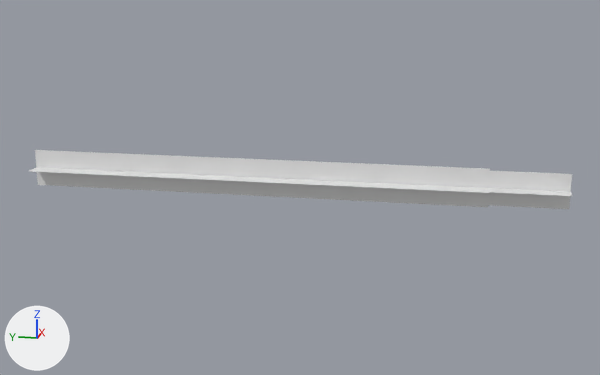
One commit to the OBJ model Assets/Alpha Assets/Materials/Flowers/SM_Lavender.obj: the scene before it, then after it.
Both versions are drawn from a 50 mm camera at (-37.9, -21.2, 9.1) aimed at (0.0, -13.7, -0.4). The lights are fixed; the arrows at lower left show +X, +Y and +Z. Where no turn or scale is listed for an object, it has been applied to the vertices.

Names of what the first picture shows: 'SM_Lavender'.
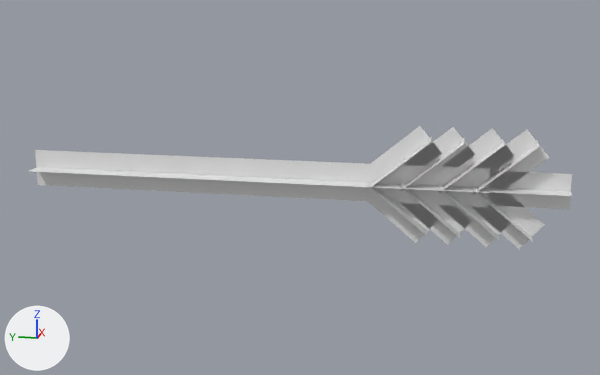
Changed parts and their boxes [x1, y1, x2, y2] in the pictures (600 x 375 px):
'SM_Lavender', reshaped (107% taller): before [29, 150, 572, 209]; after [29, 126, 572, 249]
part 1 of me_sm_lavender, added: after [470, 182, 545, 249]
part 2 of me_sm_lavender, added: after [473, 186, 533, 242]
part 3 of me_sm_lavender, added: after [441, 203, 511, 247]
part 4 of me_sm_lavender, added: after [439, 184, 499, 240]
part 5 of me_sm_lavender, added: after [402, 203, 472, 245]
part 6 of me_sm_lavender, added: after [401, 183, 460, 238]
part 7 of me_sm_lavender, added: after [368, 201, 439, 243]
part 8 of me_sm_lavender, added: after [368, 181, 427, 236]
part 9 of me_sm_lavender, added: after [477, 129, 550, 200]
part 10 of me_sm_lavender, added: after [473, 140, 540, 194]
part 11 of me_sm_lavender, added: after [443, 128, 513, 172]
part 12 of me_sm_lavender, added: after [439, 139, 505, 193]
part 13 of me_sm_lavender, added: after [406, 127, 475, 167]
part 14 of me_sm_lavender, added: after [400, 138, 464, 192]
part 15 of me_sm_lavender, added: after [371, 126, 442, 166]
part 16 of me_sm_lavender, added: after [368, 137, 432, 190]

The change, as a diff of the scene's bpy script:
```diff
--- a/Assets/Alpha Assets/Materials/Flowers/SM_Lavender.obj.py
+++ b/Assets/Alpha Assets/Materials/Flowers/SM_Lavender.obj.py
@@ me_sm_lavender @@
 me_sm_lavender.from_pydata(...)  # 28 vertices, 10 faces; spans x -0.9..0.9, y -26.0..0.0, z -0.9..0.9
+# me_sm_lavender part 1: the loose piece of 6 vertices spanning x 0.0, y -26.0..-22.4, z -0.8..0.8 is copied, and the copy is turned 40 degrees about the x axis through its middle, then moved by (0.0, 1.1, -1.1); it spans x 0.0, y -25.0..-21.2, z -2.8..0.7
+# me_sm_lavender part 2: the loose piece of 6 vertices spanning x -0.8..0.8, y -26.0..-22.4, z 0.0 is copied, and the copy is scaled about its middle by (1, 0.766, -8.51e+06), then moved by (0.0, 1.1, -1.1); it spans x -0.8..0.8, y -24.5..-21.7, z -2.2..0.1
+# me_sm_lavender part 3: the loose piece of 6 vertices spanning x 0.0, y -26.0..-22.4, z -0.8..0.8 is copied, and the copy is turned 40 degrees about the x axis through its middle, then moved by (0.0, 2.6, -1.1); it spans x 0.0, y -23.5..-19.7, z -2.8..0.7
+# me_sm_lavender part 4: the loose piece of 6 vertices spanning x -0.8..0.8, y -26.0..-22.4, z 0.0 is copied, and the copy is scaled about its middle by (1, 0.766, -8.51e+06), then moved by (0.0, 2.6, -1.1); it spans x -0.8..0.8, y -23.0..-20.2, z -2.2..0.1
+# me_sm_lavender part 5: the loose piece of 6 vertices spanning x 0.0, y -26.0..-22.4, z -0.8..0.8 is copied, and the copy is turned 40 degrees about the x axis through its middle, then moved by (0.0, 4.4, -1.1); it spans x 0.0, y -21.8..-18.0, z -2.8..0.7
+# me_sm_lavender part 6: the loose piece of 6 vertices spanning x -0.8..0.8, y -26.0..-22.4, z 0.0 is copied, and the copy is scaled about its middle by (1, 0.766, -8.51e+06), then moved by (0.0, 4.4, -1.1); it spans x -0.8..0.8, y -21.3..-18.5, z -2.2..0.1
+# me_sm_lavender part 7: the loose piece of 6 vertices spanning x 0.0, y -26.0..-22.4, z -0.8..0.8 is copied, and the copy is turned 40 degrees about the x axis through its middle, then moved by (0.0, 5.9, -1.1); it spans x 0.0, y -20.3..-16.5, z -2.8..0.7
+# me_sm_lavender part 8: the loose piece of 6 vertices spanning x -0.8..0.8, y -26.0..-22.4, z 0.0 is copied, and the copy is scaled about its middle by (1, 0.766, -8.51e+06), then moved by (0.0, 5.9, -1.1); it spans x -0.8..0.8, y -19.8..-17.0, z -2.2..0.1
+# me_sm_lavender part 9: the loose piece of 6 vertices spanning x -0.8..0.8, y -26.0..-22.4, z 0.0 is copied, and the copy is multiplied about its middle by the matrix ((0.0, 0.0, 1.0), (-0.643, 0.766, 0.0), (-0.766, -0.643, 0.0)), then moved by (0.0, 1.1, 1.0); it spans x 0.0, y -25.0..-21.2, z -0.8..2.8
+# me_sm_lavender part 10: the loose piece of 6 vertices spanning x -0.8..0.8, y -26.0..-22.4, z 0.0 is copied, and the copy is scaled about its middle by (-1, 0.766, 8.51e+06), then moved by (0.0, 1.1, 1.0); it spans x -0.8..0.8, y -24.5..-21.7, z -0.2..2.2
+# me_sm_lavender part 11: the loose piece of 6 vertices spanning x -0.8..0.8, y -26.0..-22.4, z 0.0 is copied, and the copy is multiplied about its middle by the matrix ((0.0, 0.0, 1.0), (-0.643, 0.766, 0.0), (-0.766, -0.643, 0.0)), then moved by (0.0, 2.6, 1.0); it spans x 0.0, y -23.5..-19.7, z -0.8..2.8
+# me_sm_lavender part 12: the loose piece of 6 vertices spanning x -0.8..0.8, y -26.0..-22.4, z 0.0 is copied, and the copy is scaled about its middle by (-1, 0.766, 8.51e+06), then moved by (0.0, 2.6, 1.0); it spans x -0.8..0.8, y -23.0..-20.2, z -0.2..2.2
+# me_sm_lavender part 13: the loose piece of 6 vertices spanning x -0.8..0.8, y -26.0..-22.4, z 0.0 is copied, and the copy is multiplied about its middle by the matrix ((0.0, 0.0, 1.0), (-0.643, 0.766, 0.0), (-0.766, -0.643, 0.0)), then moved by (0.0, 4.4, 1.0); it spans x 0.0, y -21.8..-18.0, z -0.8..2.8
+# me_sm_lavender part 14: the loose piece of 6 vertices spanning x -0.8..0.8, y -26.0..-22.4, z 0.0 is copied, and the copy is scaled about its middle by (-1, 0.766, 8.51e+06), then moved by (0.0, 4.4, 1.0); it spans x -0.8..0.8, y -21.3..-18.5, z -0.2..2.2
+# me_sm_lavender part 15: the loose piece of 6 vertices spanning x -0.8..0.8, y -26.0..-22.4, z 0.0 is copied, and the copy is multiplied about its middle by the matrix ((0.0, 0.0, 1.0), (-0.643, 0.766, 0.0), (-0.766, -0.643, 0.0)), then moved by (0.0, 5.9, 1.0); it spans x 0.0, y -20.3..-16.5, z -0.8..2.8
+# me_sm_lavender part 16: the loose piece of 6 vertices spanning x -0.8..0.8, y -26.0..-22.4, z 0.0 is copied, and the copy is scaled about its middle by (-1, 0.766, 8.51e+06), then moved by (0.0, 5.9, 1.0); it spans x -0.8..0.8, y -19.8..-17.0, z -0.2..2.2
```
